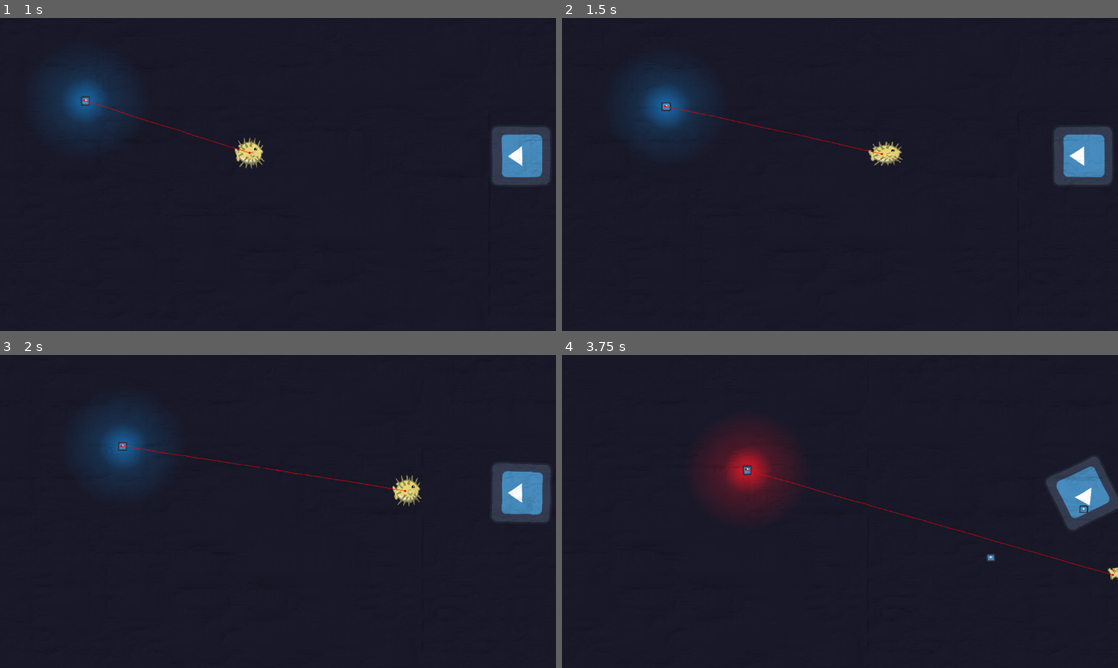
Above: before the commit, frames 1-4 (two rows, left to right).
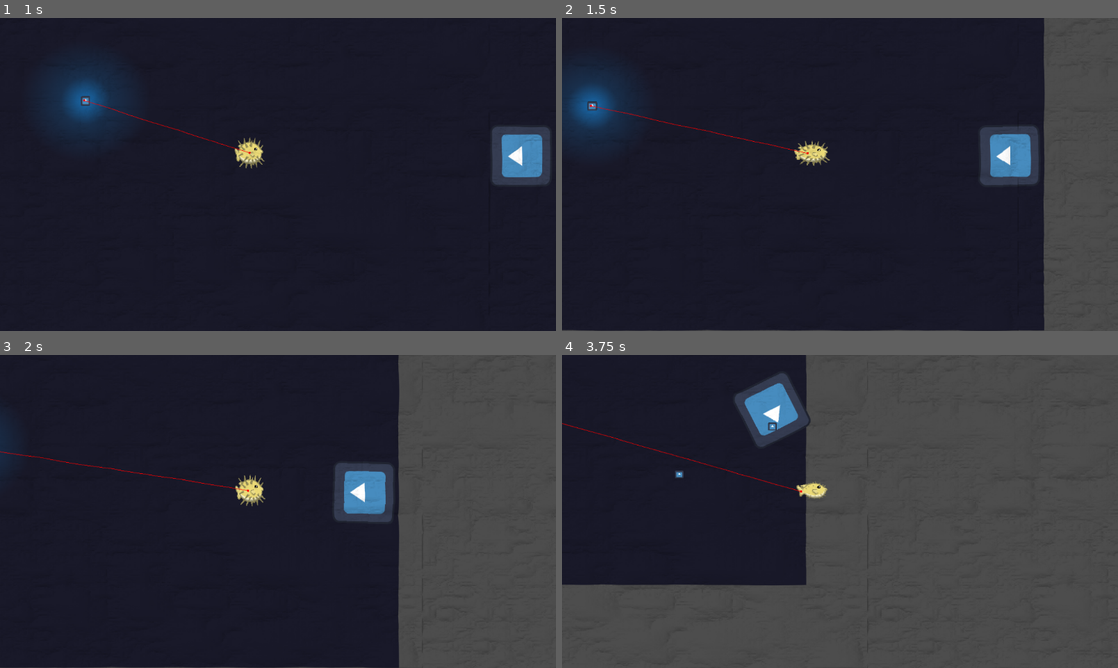
Above: after the commit, the same moments.

Repository: Chestrade/pixel-jam-2024
Game: Godot game, scene res://Scenes/main_menu.tscn
The game is run twice, just before and just after one commit, with the same random seed, the same clock (stepped at 60 frames per second) and the same inputs. The engine's default icon, where the game draws it, is replaced by a stand-in: a white triangle on a blue panel in a dark square.
Inputs:
- Up to frame 1 (1 s): click "Play" at 0.5 s
- Up to frame 2 (1.5 s): hold Right (swim_right) from 1.28 s (still down); hold Shift (dash) from 1.28 s (still down)
- Up to frame 3 (2 s): keep holding Right (swim_right); keep holding Shift (dash)
- Up to frame 4 (3.75 s): release Right (swim_right) at 2.03 s; release Shift (dash) at 2.03 s; hold Down (swim_down) 2.03-2.78 s; tap Space (inflate) at 2.1 s; hold Right (swim_right) 2.78-3.53 s; hold J 2.78-3.53 s; hold W (swim_up) from 3.53 s (still down); tap Shift (dash) at 3.6 s

Frame 1 is identical in both runs. In frame 2, 19% of the frame differs, in the area x 0-100%, y 0-100%; in frame 3, 32%; in frame 4, 72%.

Commit message:
Added camera

Diff:
--- a/Scenes/main_level.tscn
+++ b/Scenes/main_level.tscn
@@ -65,6 +65,10 @@
 visibility_layer = 2
 position = Vector2(518, 280)
 
+[node name="Camera2D" type="Camera2D" parent="Player"]
+position = Vector2(-518, -280)
+anchor_mode = 0
+
 [node name="Wall Plant" parent="." instance=ExtResource("3_socbm")]
 position = Vector2(1080, 286)
 rotation = -1.57745
